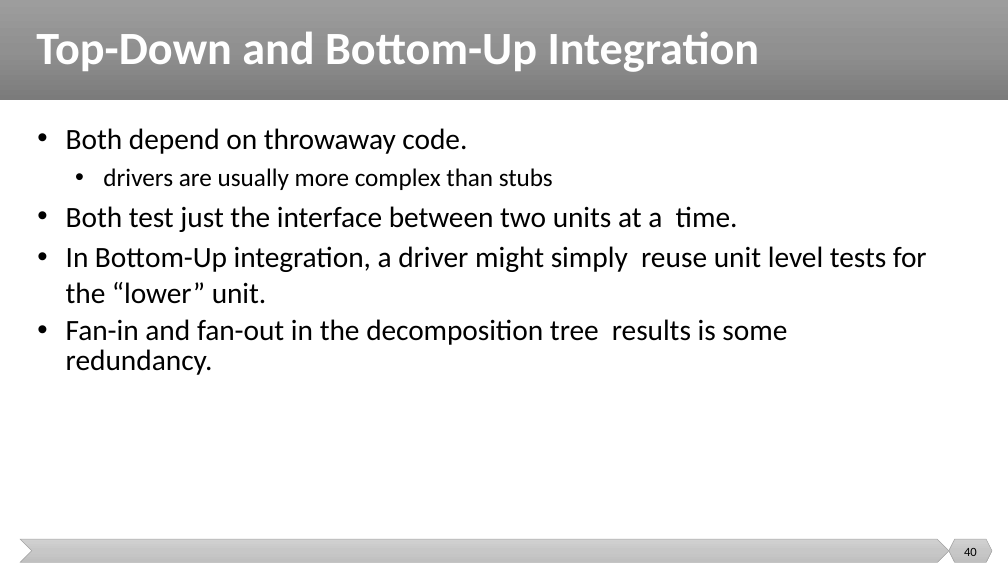
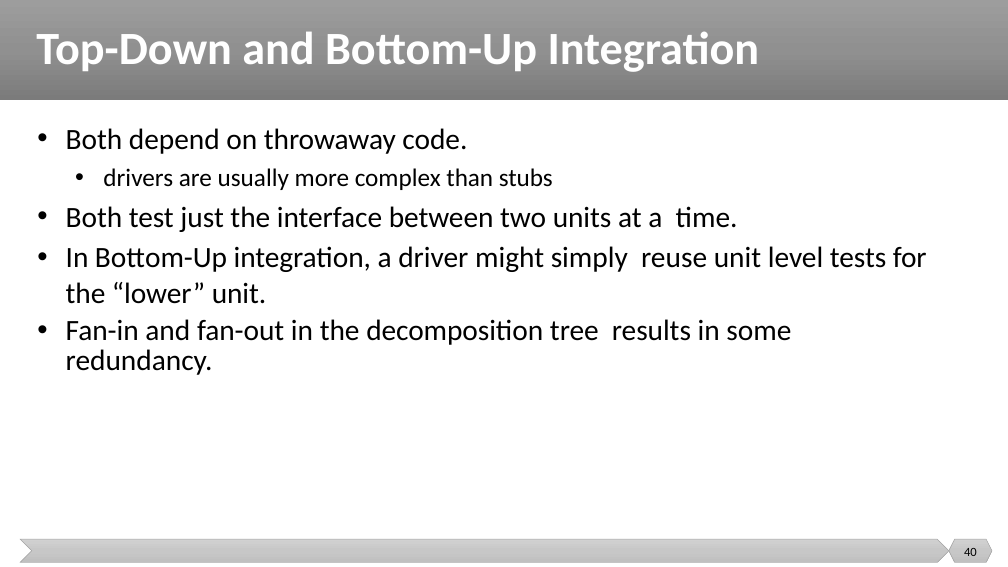
Before and after one commit to malenezi/malenezi, a slide deck: slide 40 of SE401/Lectures/8-Integration, System and Regression Testing/Integration Testing.pptx. Drawn at 1008x567 pixels with LibreOffice and Linux fonts; fonts in the diff are those of the drawing. Boxes give left, top, right and bottom in pixels: in the first picture for what was removed or moved away, otherwise in the second. Text is boxed around its words. In the diff, an @@ line names an element or a change of style, - is before the commit and + after.

```diff
--- a/SE401/Lectures/8-Integration, System and Regression Testing/Integration Testing.pptx
+++ b/SE401/Lectures/8-Integration, System and Regression Testing/Integration Testing.pptx
@@ text at [66,319,791,375]: text changed @@
-• Fan-in and fan-out in the decomposition tree results is some redundancy.
+• Fan-in and fan-out in the decomposition tree results in some redundancy.
```
Also in this commit, not shown: 4 other slides changed, 1 other file.
